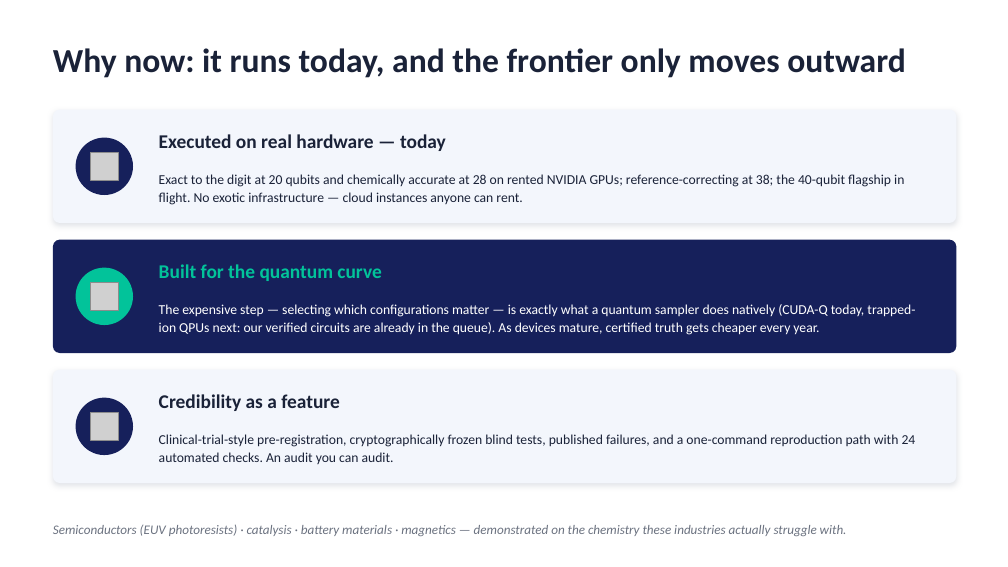
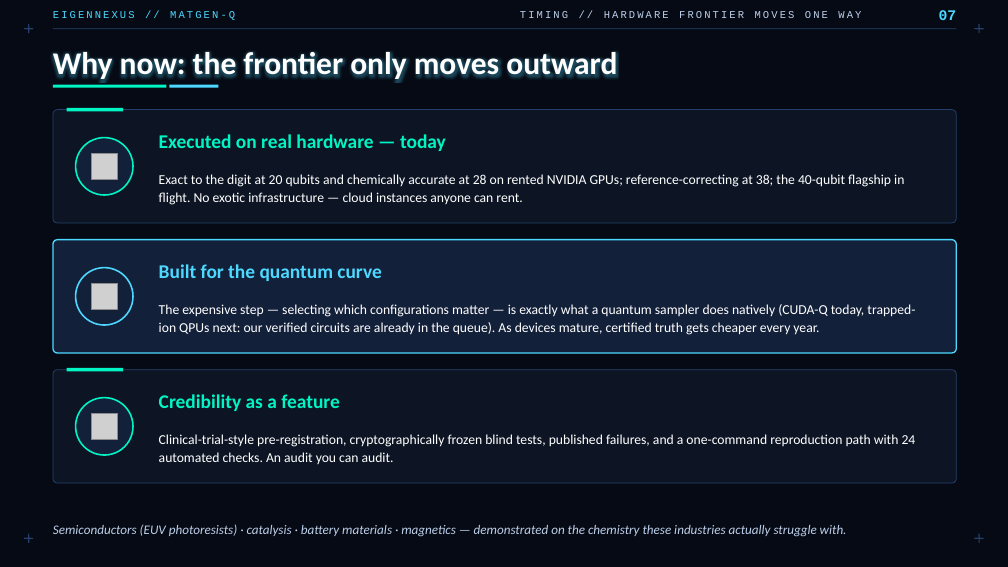
Before and after one commit to christianmetzl/potomac_advancedmaterials, a slide deck: slide 7 of docs/MATGENQ_Audit_CxO.pptx. Drawn at 1008x567 pixels with LibreOffice and Linux fonts; fonts in the diff are those of the drawing; grey boxes stand for pictures. Boxes give left, top, right and bottom in pixels: in the first picture for what was removed or moved away, otherwise in the second. Text is boxed around its words. In the diff, an @@ line names an element or a change of style, - is before the commit and + after.

```diff
--- a/docs/MATGENQ_Audit_CxO.pptx
+++ b/docs/MATGENQ_Audit_CxO.pptx
@@ background #FFFFFF to #060A14 @@
@@ line added from (24, 29) to (33, 29), #24406B 1 pt @@
@@ line added from (29, 24) to (29, 33), #24406B 1 pt @@
@@ text added at [53,11,235,20], 10 pt, text #4DD8FF @@
+EIGENNEXUS // MATGEN-Q
@@ line added from (53, 29) to (957, 29), #24406B 0.75 pt @@
@@ text added at [520,11,861,18], 10 pt, text #BCCFEA @@
+TIMING // HARDWARE FRONTIER MOVES ONE WAY
@@ text added at [939,10,957,20], 14 pt, text #4DD8FF, bold @@
+07
@@ line added from (975, 29) to (984, 29), #24406B 1 pt @@
@@ line added from (979, 24) to (979, 33), #24406B 1 pt @@
@@ text at [53,48,617,82]: text changed; size 32 to 30 pt; text colour #1A2238 to #FFFFFF @@
-Why now: it runs today, and the frontier only moves outward
+Why now: the frontier only moves outward
@@ rectangle added at [53,85,166,88], fill #00F5C4 @@
@@ rectangle added at [169,85,219,88], fill #4DD8FF @@
@@ rounded rectangle at [53,110,957,223]: fill #F3F6FC to #0D1524; outline none to #24406B 0.75 pt; shadow off; proportions changed @@
@@ rectangle added at [67,108,123,111], fill #00F5C4 @@
@@ ellipse at [76,138,133,195]: fill #16205B to #13203A; outline none to #00F5C4 1.5 pt @@
@@ text "Executed on real hardware — ..." at [159,134,446,151]: text colour #1A2238 to #00F5C4 @@
@@ text "Exact to the digit at ..." at [159,174,904,205]: text colour #1A2238 to #FFFFFF @@
@@ rounded rectangle at [53,240,957,353]: fill #16205B to #13203A; outline none to #4DD8FF 1.25 pt; proportions changed @@
@@ ellipse at [76,268,133,325]: fill #02C39A to #13203A; outline none to #4DD8FF 1.5 pt @@
@@ text "Built for the quantum curve" at [159,264,381,281]: text colour #02C39A to #4DD8FF @@
@@ rounded rectangle at [53,370,957,483]: fill #F3F6FC to #0D1524; outline none to #24406B 0.75 pt; shadow off; proportions changed @@
@@ rectangle added at [67,368,123,371], fill #00F5C4 @@
@@ text "Credibility as a feature" at [159,394,340,411]: text colour #1A2238 to #00F5C4 @@
@@ ellipse at [76,398,133,455]: fill #16205B to #13203A; outline none to #00F5C4 1.5 pt @@
@@ text "Clinical-trial-style pre-registration, cryptographically fro ..." at [159,434,916,464]: text colour #1A2238 to #FFFFFF @@
@@ line added from (24, 538) to (33, 538), #24406B 1 pt @@
@@ line added from (29, 534) to (29, 543), #24406B 1 pt @@
@@ text "Semiconductors (EUV photoresists) · catalysis ..." at [53,524,847,537]: text colour #6B7280 to #BCCFEA @@
@@ line added from (975, 538) to (984, 538), #24406B 1 pt @@
@@ line added from (979, 534) to (979, 543), #24406B 1 pt @@
```
Also in this commit, not shown: 7 other slides changed.
